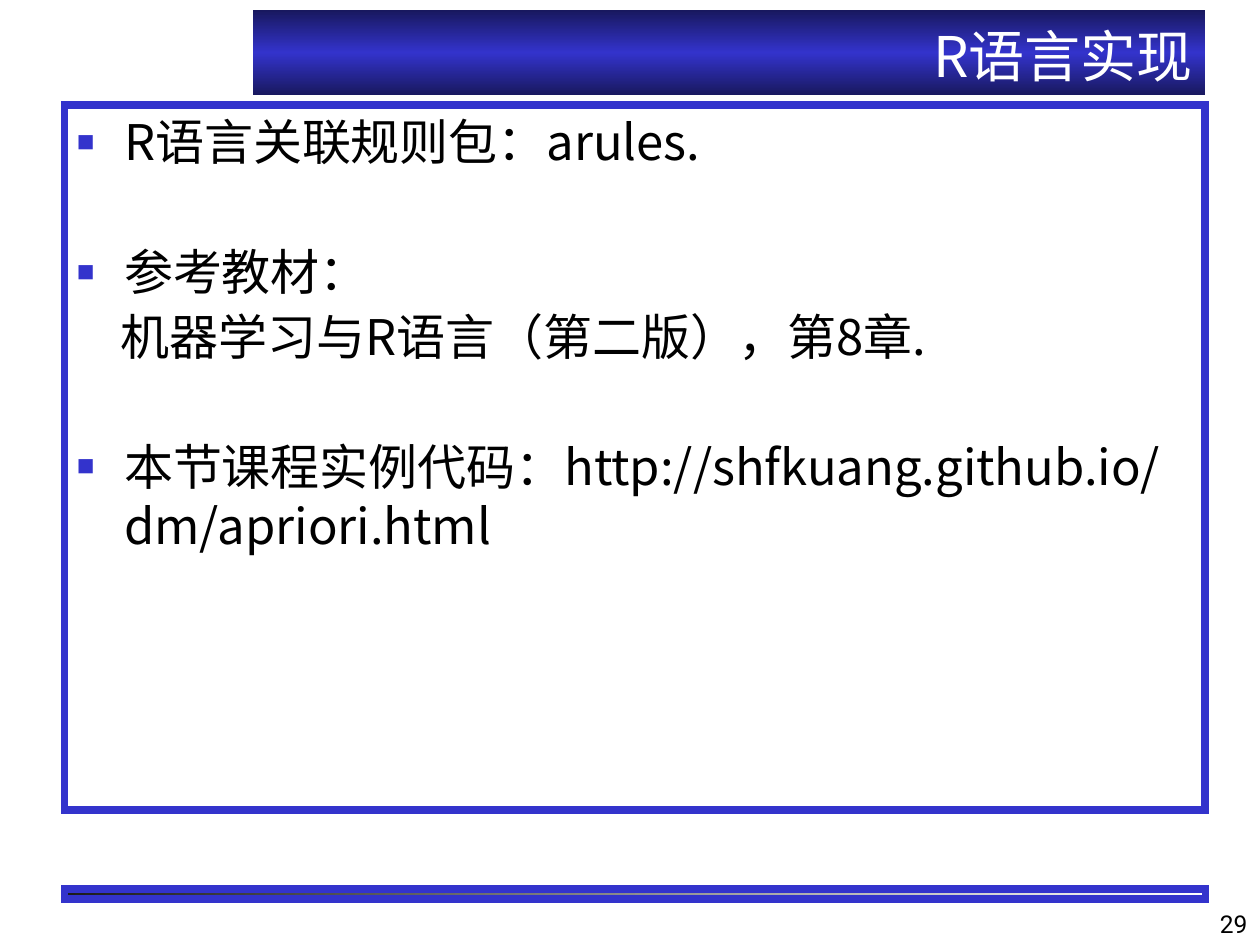
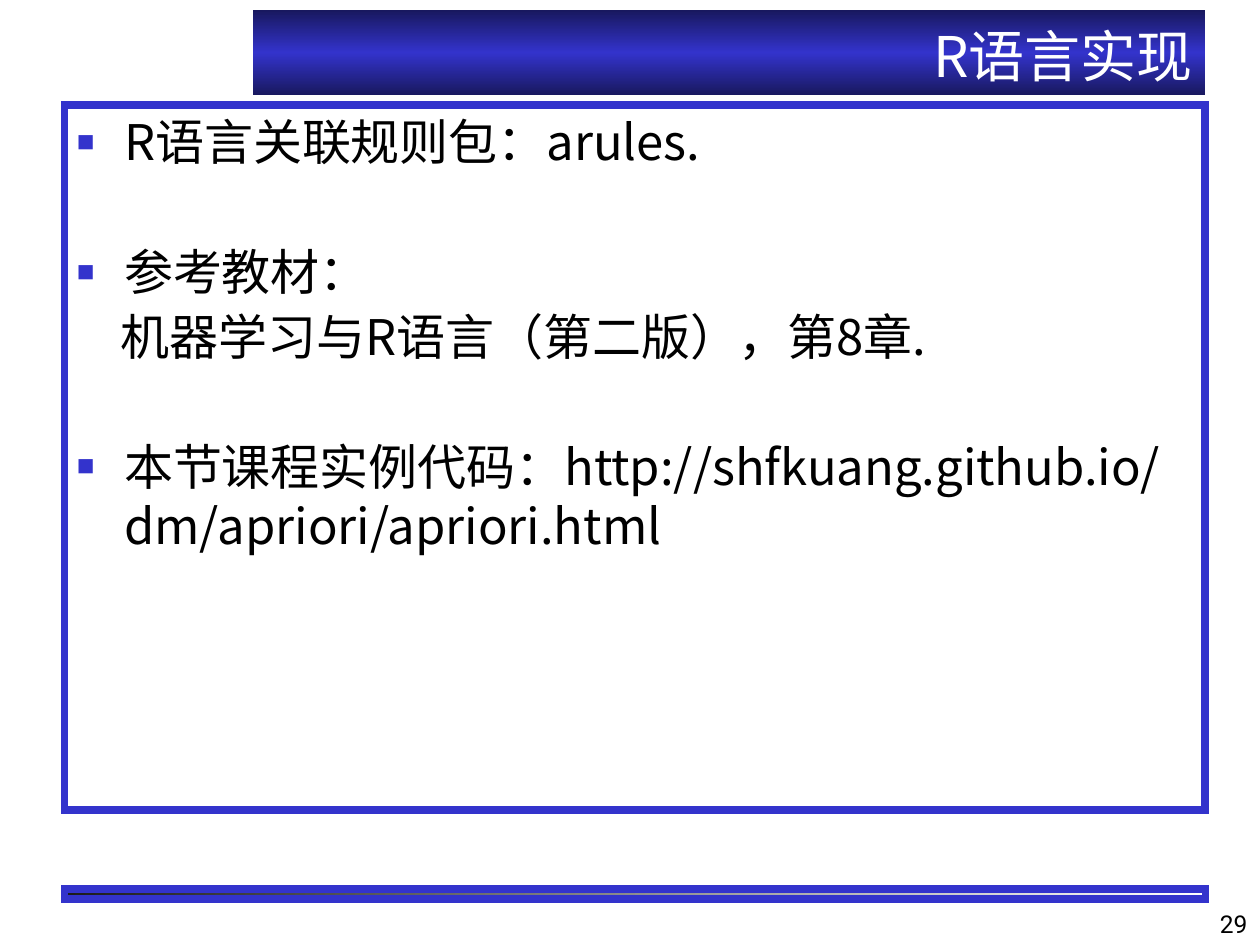
Before and after one commit to shfkuang/shfkuang.github.io, a slide deck: slide 29 of dm/ch3.1.ppt. Drawn at 1260x945 pixels with LibreOffice and Linux fonts; fonts in the diff are those of the drawing; background and template pictures are left out. Boxes give left, top, right and bottom in pixels: in the first picture for what was removed or moved away, otherwise in the second. Text is boxed around its words. In the diff, an @@ line names an element or a change of style, - is before the commit and + after.

```diff
--- a/dm/ch3.1.ppt
+++ b/dm/ch3.1.ppt
@@ text in rectangle at [124,443,1160,556]: text changed @@
-■ 本节课程实例代码：http://shfkuang.github.io/dm/apriori.html
+■ 本节课程实例代码：http://shfkuang.github.io/dm/apriori/apriori.html
```
Also in this commit, not shown: 2 other files.
